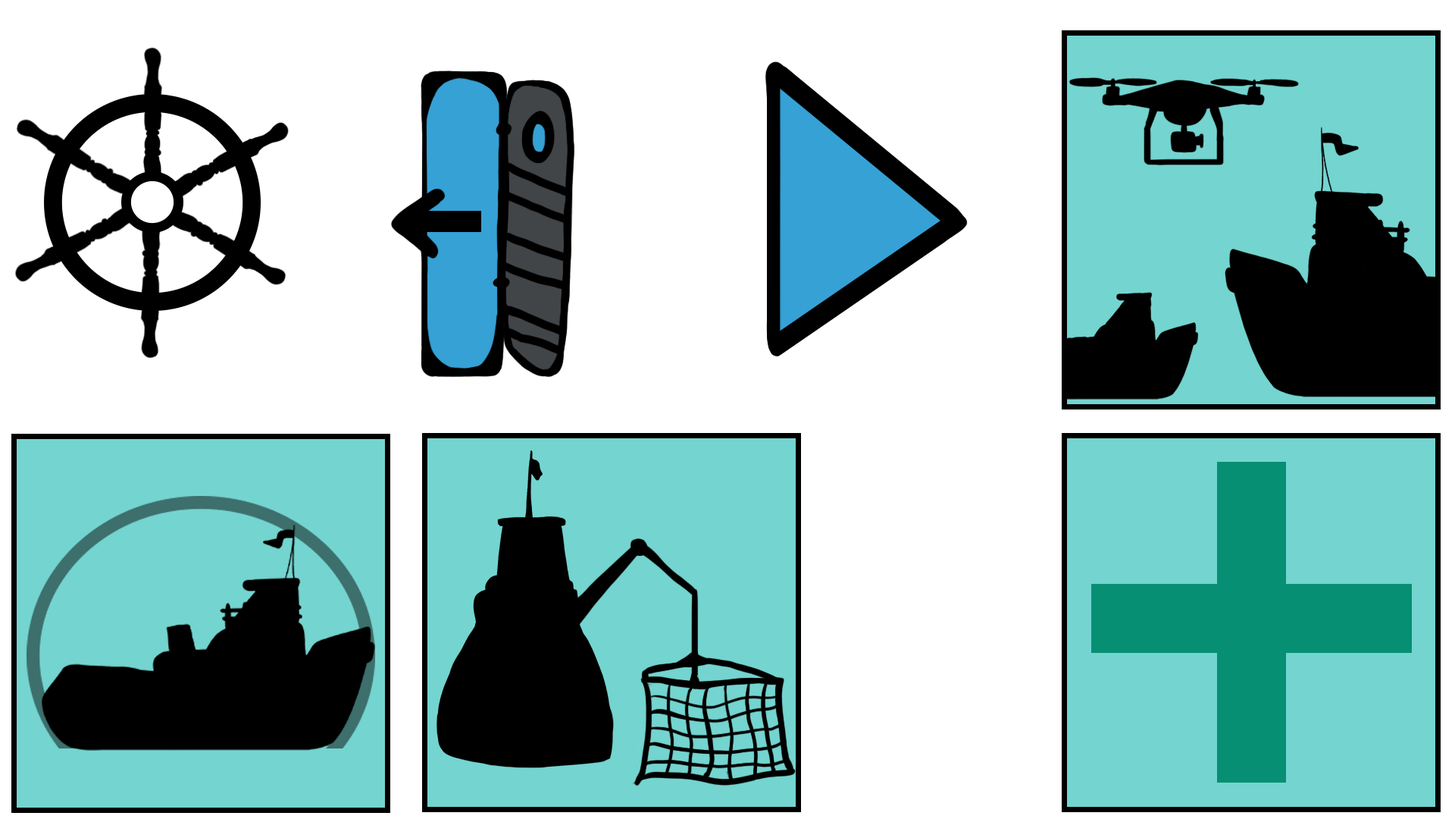
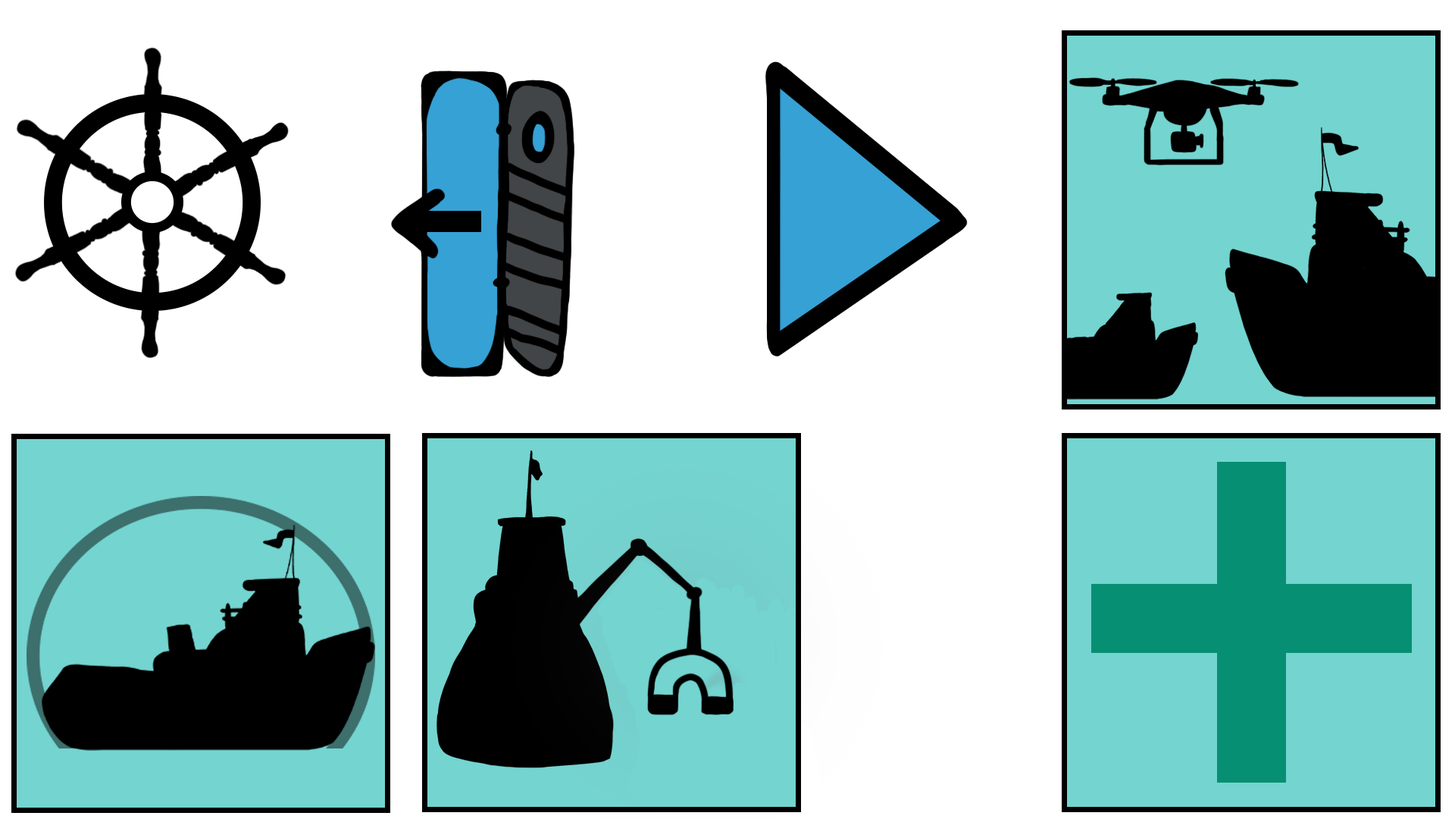
Two versions of the same layered image (w=1455, h=819). Layer-by-layer changes:
painted on "Layer 16" over [552, 520, 820, 787]
